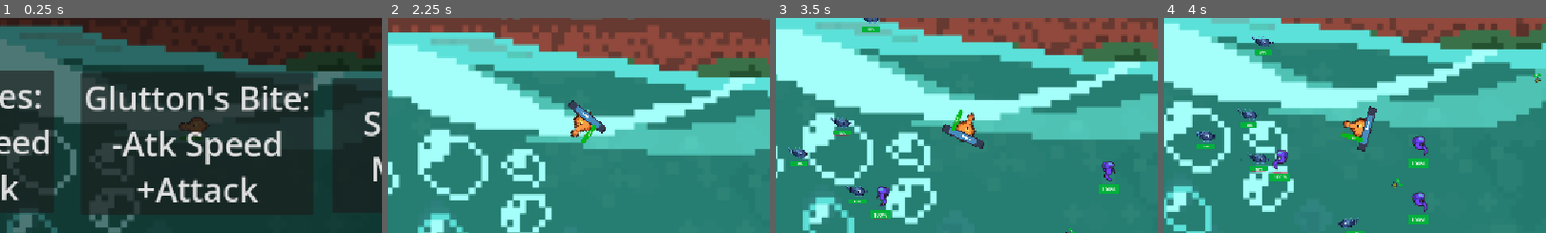
Above: before the commit, frames 1-4 (left to right).
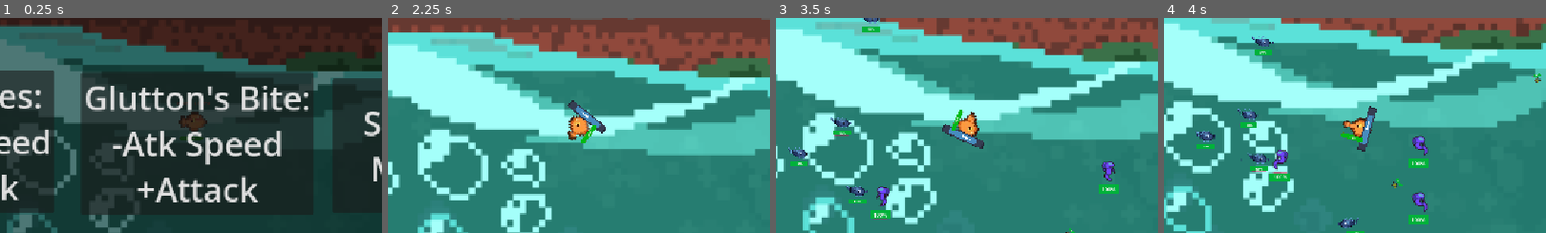
Above: after the commit, the same moments.

Repository: GavinWu42711/Campfire
Game: Godot game, scene res://Scenes/level_1.tscn
Two runs of this game, one before a commit and one after it. Both use one fixed random seed, a clock stepped at 60 frames per second and the inputs below. The engine's default icon, where the game draws it, is replaced by a stand-in: a white triangle on a blue panel in a dark square.
Inputs (mouse positions are % of the whole screen's width and height, from its top left):
- Up to frame 1 (0.25 s): no input
- Up to frame 2 (2.25 s): tap Enter at 0.5 s; move the mouse to (72, 45) at 0.52 s; hold Right mouse button (move) 0.53-1.28 s; tap Space at 1.25 s; move the mouse to (30, 55) at 1.27 s; click (30, 55) at 1.35 s; right-click (30, 55) at 1.55 s; move the mouse to (60, 28) at 2.02 s; hold Right mouse button (move) from 2.03 s (still down)
- Up to frame 3 (3.5 s): move the mouse to (45, 70) at 2.77 s; release Right mouse button (move) at 2.78 s; right-click (45, 70) at 2.85 s
- Up to frame 4 (4 s): move the mouse to (80, 65) at 3.52 s; hold Right mouse button (move) from 3.53 s (still down); click (80, 65) at 3.6 s
The pictures show only the part of the screen within x 25-75%, y 25-75%; the shares and areas given below are measured in that part.

The runs differ from the first frame. In frame 1, 0.3% of the frame differs, in the area x 46-55%, y 43-53%; in frame 2, 0.4%, in the area x 47-54%, y 43-57%; in frame 3, 0.3%; in frame 4, nothing differs.

Commit message:
fried
fried

Diff:
--- a/campfire/Scenes/Player.tscn
+++ b/campfire/Scenes/Player.tscn
@@ -187,18 +187,6 @@
 corner_radius_bottom_right = 100
 corner_radius_bottom_left = 100
 
-[sub_resource type="Animation" id="Animation_kih0c"]
-length = 0.001
-
-[sub_resource type="Animation" id="Animation_lyrkg"]
-resource_name = "swim"
-
-[sub_resource type="AnimationLibrary" id="AnimationLibrary_c43xd"]
-_data = {
-&"RESET": SubResource("Animation_kih0c"),
-&"swim": SubResource("Animation_lyrkg")
-}
-
 [node name="CharacterBody2D" type="CharacterBody2D" unique_id=642714803]
 scale = Vector2(0.5, 0.5)
 collision_layer = 4
@@ -209,7 +197,7 @@
 position = Vector2(-3, -12)
 scale = Vector2(3.074324, 3.0660915)
 sprite_frames = SubResource("SpriteFrames_utwlt")
-animation = &"swim"
+animation = &"death"
 
 [node name="Tentacles" parent="." unique_id=79731013 instance=ExtResource("3_5ixxa")]
 process_mode = 4
@@ -225,8 +213,8 @@
 [node name="Glutton" parent="." unique_id=505521471 instance=ExtResource("5_nn08x")]
 process_mode = 4
 visible = false
-position = Vector2(93, 0)
-scale = Vector2(0.88547325, 1.914584)
+position = Vector2(93, -7.999998)
+scale = Vector2(1.1181031, 3.2755108)
 collision_layer = 0
 
 [node name="CollisionShape2D" type="CollisionShape2D" parent="." unique_id=89703414]
@@ -253,7 +241,6 @@
 gizmo_extents = 0.0
 
 [node name="UpgradeScreenSpikes" parent="." unique_id=179100804 instance=ExtResource("6_nn08x")]
-process_mode = 2
 visible = false
 
 [node name="upgrade_tentacles" parent="." unique_id=1336321391 instance=ExtResource("7_52ee3")]
@@ -261,9 +248,6 @@
 
 [node name="upgrade_glutton" parent="." unique_id=961335149 instance=ExtResource("8_bhhdu")]
 visible = false
-
-[node name="AnimationPlayer" type="AnimationPlayer" parent="." unique_id=740229170]
-libraries/ = SubResource("AnimationLibrary_c43xd")
 
 [connection signal="take_damage_signal" from="." to="Spikes" method="_on_character_body_2d_take_damage_signal"]
 [connection signal="up_gluttons_bite" from="." to="upgrade_glutton" method="_on_character_body_2d_up_gluttons_bite"]
--- a/campfire/Scenes/upgrade_spikes.tscn
+++ b/campfire/Scenes/upgrade_spikes.tscn
@@ -1,12 +1,13 @@
 [gd_scene format=3 uid="uid://ddoe248tjh7ao"]
 
-[ext_resource type="Script" path="res://Scripts/upgrade_spikes.gd" id="1_np2pn"]
+[ext_resource type="Script" uid="uid://60u50u3lcsy" path="res://Scripts/upgrade_spikes.gd" id="1_np2pn"]
 
 [node name="UpgradeScreenSpikes" type="Node2D" unique_id=179100804]
+process_mode = 2
 script = ExtResource("1_np2pn")
 
 [node name="CanvasLayer" type="CanvasLayer" parent="." unique_id=998554934]
-process_mode = 2
+process_mode = 3
 
 [node name="ColorRect" type="ColorRect" parent="CanvasLayer" unique_id=1690086712]
 visible = false
--- a/campfire/Scripts/Enemy_Class.gd
+++ b/campfire/Scripts/Enemy_Class.gd
@@ -105,23 +105,23 @@
 
 #Checks and handles DOT every second
 func dot_handler() -> void:
-	if dot_applied:
-		#Updates how much longer there is for DOT
-		dot_applied_time_left = dot_timer.time_left
-
-		#Checks if it's been 0.5 or more seconds since DOT was last proc'd
-		if dot_applied_last_proc - dot_applied_time_left >= 0.5:
-			dot_applied_last_proc = dot_applied_time_left
-			current_health -= dot_applied_damage
-			print("Dot dmg")
-
-			#If the enemy dies
-			if current_health <= 0:
-				current_health = 0
-				die()
-
-		if dot_applied_time_left == 0:
-			dot_applied = false
+	if alive:
+		if dot_applied:
+			#Updates how much longer there is for DOT
+			dot_applied_time_left = dot_timer.time_left
+
+			#Checks if it's been 5 or more seconds since DOT was last proc'd
+			if dot_applied_last_proc - dot_applied_time_left >= 0.5:
+				dot_applied_last_proc = dot_applied_time_left
+				current_health -= dot_applied_damage
+
+				#If the enemy dies
+				if current_health <= 0:
+					current_health = 0
+					die()
+
+			if dot_applied_time_left == 0:
+				dot_applied = false
 
 #Makes the enemy take damage
 func take_damage(damage:int):
--- a/campfire/Scripts/global.gd
+++ b/campfire/Scripts/global.gd
@@ -6,7 +6,7 @@
 var weapon:String
 
 var spike_attackspeed = 1.5
-var spike_damage = 7
+var spike_damage = 21
 var spikes = 1
 var spike_waves = 1
 var spike_burst_cd = 5
@@ -16,7 +16,7 @@
 var burst_chance = 0
 
 var tent_attackspeed = 1
-var tent_damage = 5
+var tent_damage = 17
 var tentacles = 1
 var knockback_dist = 0.0
 var dot = 0
@@ -24,7 +24,7 @@
 var tent_range = 1
 
 var bite_attackspeed = 0.1
-var bite_damage = 100
+var bite_damage = 35
 var lifesteal = 0.0
 var bite_range = 1
 
--- a/campfire/Scripts/glutton.gd
+++ b/campfire/Scripts/glutton.gd
@@ -1,7 +1,7 @@
 extends Area2D
 
 @onready var glutton: Area2D = $"."
-@onready var animation_player: AnimationPlayer = $"../AnimationPlayer"
+@onready var animated_sprite_2d: AnimatedSprite2D = $"../AnimatedSprite2D"
 
 var can_attack = true
 
@@ -10,7 +10,7 @@
 		if can_attack && body is Enemy:
 			body.take_damage_signal.emit(Global.bite_damage)
 			Global.hp += Global.bite_damage * Global.lifesteal
-
+			animated_sprite_2d.play("attack")
 			can_attack = false
 			attack_cd()
 
--- a/campfire/Scripts/player.gd
+++ b/campfire/Scripts/player.gd
@@ -9,7 +9,7 @@
 @onready var upgrade_screen_spikes: Node2D = $UpgradeScreenSpikes
 @onready var upgrade_tentacles: Node2D = $upgrade_tentacles
 @onready var upgrade_glutton: Node2D = $upgrade_glutton
-@onready var animation_player: AnimationPlayer = $AnimationPlayer
+@onready var character_body_2d: Player = $"."
 
 signal take_damage_signal(damage:int)
 signal up_gluttons_bite()
@@ -63,6 +63,7 @@
 	if vulnerable && alive:
 		Global.hp -= damage
 		hp_bar.value = Global.hp
+		$AnimatedSprite2D.play("hurt")
 		vulnerable = false
 		vulnerability_cd()
 	if Global.hp <= 0:
@@ -70,7 +71,11 @@
 		die()
 
 func die():
+	$AnimatedSprite2D.play("death")
+	await get_tree().create_timer(1).timeout
 	queue_free()
+	reset()
+	SceneHandler.transition_scene(SceneHandler.LEVEL.RESTART)
 
 func vulnerability_cd():
 	await get_tree().create_timer(1).timeout
@@ -78,6 +83,7 @@
 
 func _physics_process(delta: float) -> void:
 	if Input.is_action_pressed("move"):
+		$AnimatedSprite2D.play("swim")
 		click_pos = get_global_mouse_position()
 		is_dashing = false
 		distance_travelled = 0
@@ -89,7 +95,7 @@
 		move_and_slide()
 	else:
 		velocity = Vector2.ZERO
-
+		$AnimatedSprite2D.play("idle")
 
 	Global.player_pos = self.global_position
 
@@ -115,26 +121,27 @@
 		look_at(get_global_mouse_position())
 
 func evolve():
+	character_body_2d.scale *= 1.5
 	if Global.weapon == "glutton's bite":
 		up_gluttons_bite.emit()
 		Global.bite_damage += 10
 		Global.bite_attackspeed -= 0.2
+		character_body_2d.scale *= Global.bite_range
 	elif Global.weapon == "tentacles":
 		up_tentacles.emit()
-		get_tree().paused = true
 		Global.tent_damage += 5
 		Global.tentacles += 1
+		character_body_2d.scale *= Global.tent_range
 	else:
 		Global.spike_burst_unlocked = true
 		up_spikes.emit()
-		get_tree().paused = true
 		Global.spikes += 1
 		Global.spike_damage += 4
 		Global.spike_waves += 1
 
 func reset():
 	Global.spike_attackspeed = 1.5
-	Global.spike_damage = 7
+	Global.spike_damage = 21
 	Global.spikes = 1
 	Global.spike_waves = 1
 	Global.spike_burst_cd = 5
@@ -144,7 +151,7 @@
 	Global.burst_chance = 0
 
 	Global.tent_attackspeed = 1
-	Global.tent_damage = 5
+	Global.tent_damage = 17
 	Global.tentacles = 1
 	Global.knockback_dist = 0.0
 	Global.dot = 0
@@ -152,6 +159,6 @@
 	Global.tent_range = 1
 
 	Global.bite_attackspeed = 3
-	Global.bite_damage = 15
+	Global.bite_damage = 35
 	Global.lifesteal = 0.0
 	Global.bite_range = 1
--- a/campfire/Scripts/spikes.gd
+++ b/campfire/Scripts/spikes.gd
@@ -2,6 +2,7 @@
 
 @onready var spikes_area: Area2D = $"."
 @onready var animation_player: AnimationPlayer = $"../AnimationPlayer"
+@onready var animated_sprite_2d: AnimatedSprite2D = $"../AnimatedSprite2D"
 
 var can_attack = true
 var shooting_spikes = false
@@ -15,9 +16,9 @@
 	for body in get_overlapping_bodies():
 		if can_attack && body is Enemy:
 			body.take_damage_signal.emit(Global.spike_damage * Global.spikes)
-
-			can_attack = false
-			attack_cd()
+			animated_sprite_2d.play("attack")
+	can_attack = false
+	attack_cd()
 	if !Global.spikes_on_cd && Global.spike_burst_unlocked:
 		spike_burst()
 		Global.spikes_on_cd = true
@@ -48,6 +49,3 @@
 	chance = randi_range(1, 100)
 	if chance <= Global.burst_chance:
 		spike_burst()
-
-func _on_character_body_2d_up_spikes() -> void:
-	pass # Replace with function body.
--- a/campfire/Scripts/tentacles.gd
+++ b/campfire/Scripts/tentacles.gd
@@ -1,18 +1,11 @@
 extends Area2D
 
 @onready var player: Player = $".."
-@onready var animation_player: AnimationPlayer = $"../AnimationPlayer"
+@onready var tentacles_wpn: Area2D = $"."
+@onready var animated_sprite_2d: AnimatedSprite2D = $"../AnimatedSprite2D"
 
 var attackspeed = 1
 var can_attack = true
-var damage = 5
-var tentacles = 1
-var knockback_dist = 150.0
-var dot = 0
-var dot_duration = 0.0
-
-
-@onready var tentacles_wpn: Area2D = $"."
 
 func attack_cd():
 	await get_tree().create_timer(attackspeed).timeout
@@ -21,9 +14,9 @@
 func _physics_process(delta: float) -> void:
 	for body in get_overlapping_bodies():
 		if can_attack && body is Enemy:
-			body.take_damage_signal.emit(damage * tentacles)
-			body.apply_knockback.emit(player.rotation, knockback_dist)
-			body.take_dot.emit(dot, dot_duration)
-
-			can_attack = false
-			attack_cd()
+			body.take_damage_signal.emit(Global.tent_damage * Global.tentacles)
+			body.apply_knockback.emit(player.rotation, Global.knockback_dist)
+			body.take_dot.emit(Global.dot, Global.dot_duration)
+			animated_sprite_2d.play("attack")
+	can_attack = false
+	attack_cd()
--- a/campfire/Scripts/upgrade_glutton.gd
+++ b/campfire/Scripts/upgrade_glutton.gd
@@ -7,7 +7,7 @@
 	screen.visible = true
 
 func _on_button_button_down() -> void:
-	Global.bite_range += 0.2
+	Global.bite_range += 1
 	screen.visible = false
 	get_tree().paused = false
 
--- a/campfire/Scripts/upgrade_spikes.gd
+++ b/campfire/Scripts/upgrade_spikes.gd
@@ -5,14 +5,19 @@
 func _on_button_pressed() -> void:
 	Global.spikes += 1
 	screen.visible = false
+	get_tree().paused = false
 
 func _on_button_2_pressed() -> void:
 	Global.burst_chance += 10
 	screen.visible = false
+	get_tree().paused = false
 
 func _on_button_3_pressed() -> void:
 	Global.spike_burst_cd -= 0.5
 	screen.visible = false
+	get_tree().paused = false
 
 func _on_character_body_2d_up_spikes() -> void:
+	print("should work")
 	screen.visible = true
+	get_tree().paused = true
--- a/campfire/Scripts/upgrade_tentacles.gd
+++ b/campfire/Scripts/upgrade_tentacles.gd
@@ -2,18 +2,21 @@
 @onready var screen: CanvasLayer = $CanvasLayer
 
 func _on_button_pressed() -> void:
-	Global.tent_range += 0.1
+	Global.tent_range += 0.5
 	screen.visible = false
-
+	get_tree().paused = false
 
 func _on_button_2_pressed() -> void:
 	Global.knockback_dist += 100
 	screen.visible = false
+	get_tree().paused = false
 
 func _on_button_3_pressed() -> void:
 	Global.dot += 3
 	Global.dot_duration += 1.5
 	screen.visible = false
+	get_tree().paused = false
 
 func _on_character_body_2d_up_tentacles() -> void:
 	screen.visible = true
+	get_tree().paused = true
